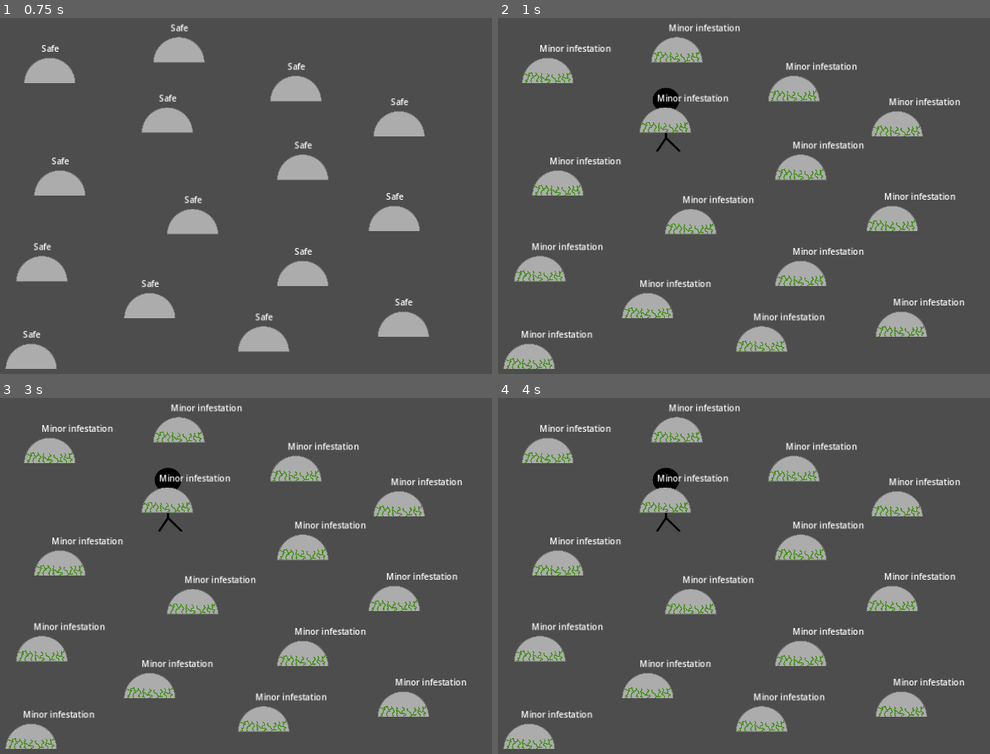
Above: before the commit, frames 1-4 (two rows, left to right).
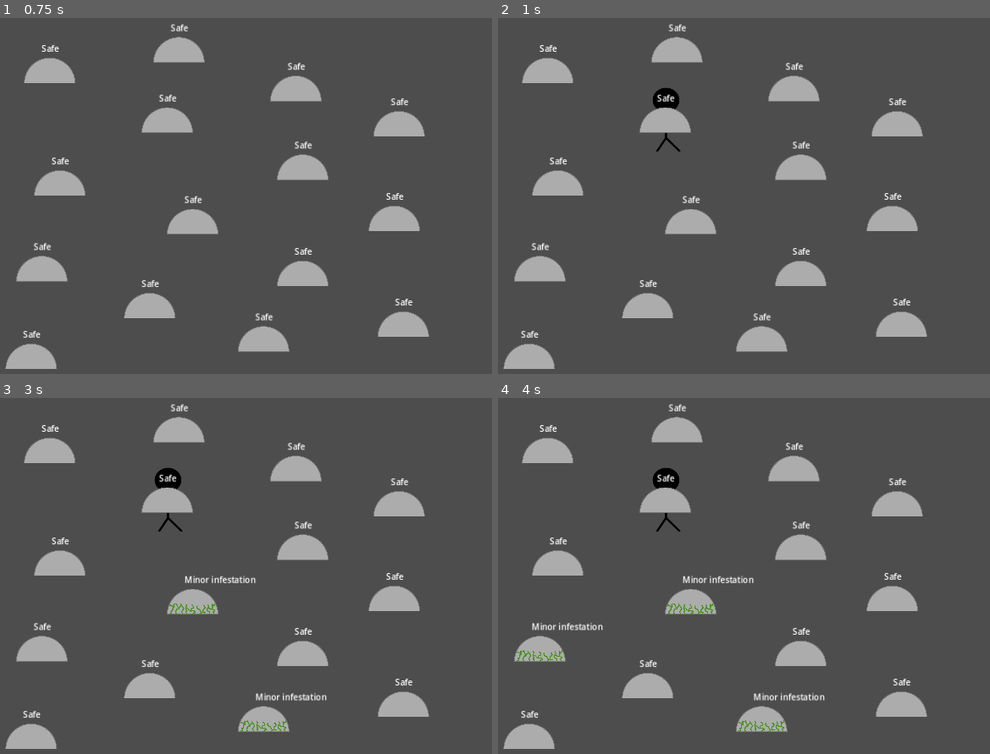
Above: after the commit, the same moments.

Repository: Aveli-games/contra-tentacula
Game: Godot game, scene res://main.tscn
The game is run twice, just before and just after one commit, with the same random seed, the same clock (stepped at 60 frames per second) and the same inputs.
Inputs (mouse positions are in pixels of both pictures, inside the frame that each line leads up to):
- Up to frame 1 (0.75 s): tap Enter at 0.5 s; move the mouse to (462, 185) at 0.52 s; click (462, 185) at 0.67 s
- Up to frame 2 (1 s): no input
- Up to frame 3 (3 s): tap Space at 1.25, 2.75 s; move the mouse to (177, 600) at 1.27 s; click (177, 600) at 1.42 s; tap Enter at 2 s; move the mouse to (378, 501) at 2.02 s; click (378, 501) at 2.17 s; move the mouse to (280, 657) at 2.77 s; click (280, 657) at 2.92 s
- Up to frame 4 (4 s): tap Enter at 3.5 s; move the mouse to (outside the picture) at 3.52 s; click (outside the picture) at 3.67 s

Frame 1 is identical in both runs. In frame 2, 4.0% of the frame differs, in the area x 1-95%, y 1-99%; in frame 3, 3.5%; in frame 4, 3.2%.

Commit message:
Fix bug where domes would auto-infest immediately

Diff:
--- a/dome.gd
+++ b/dome.gd
@@ -29,8 +29,10 @@
 	else:
 		print("An error occurred when trying to access the dome sprites.")
 
+# Process infestation progression inependently in dome's process function
 func _process(delta):
-	add_infestation(infestation_rate * delta)
+	if infestation_stage > InfestationStage.UNINFESTED && infestation_stage < InfestationStage.FULL:
+		add_infestation(infestation_rate * delta)
 
 func _on_infestation_check_timer_timeout():
 	if infestation_percentage <= 0:
